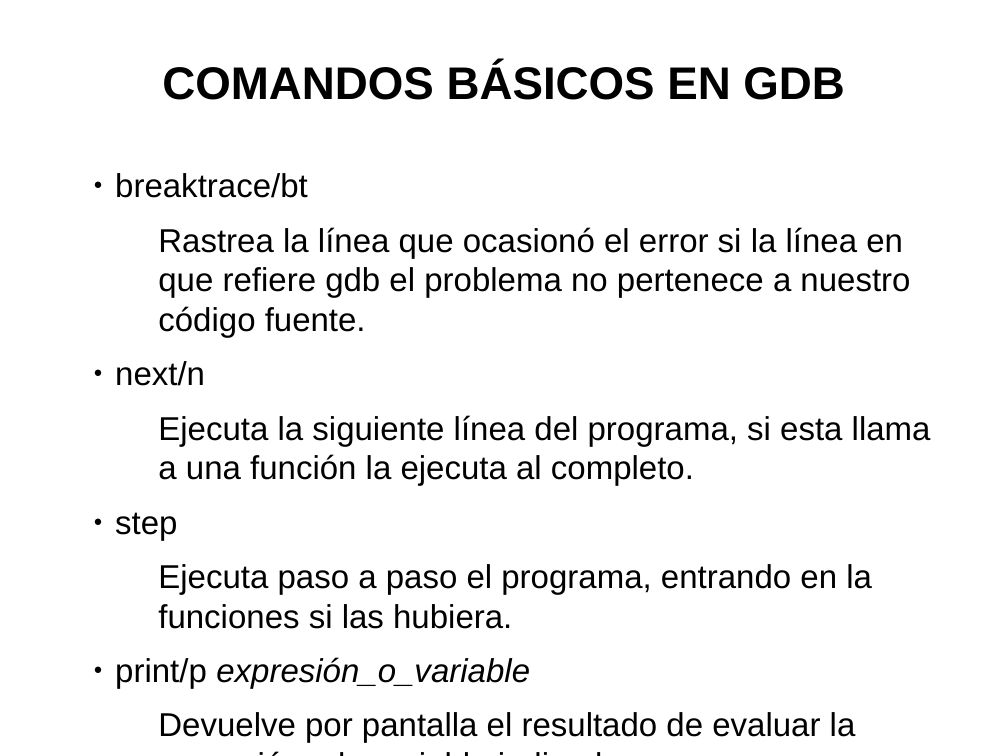
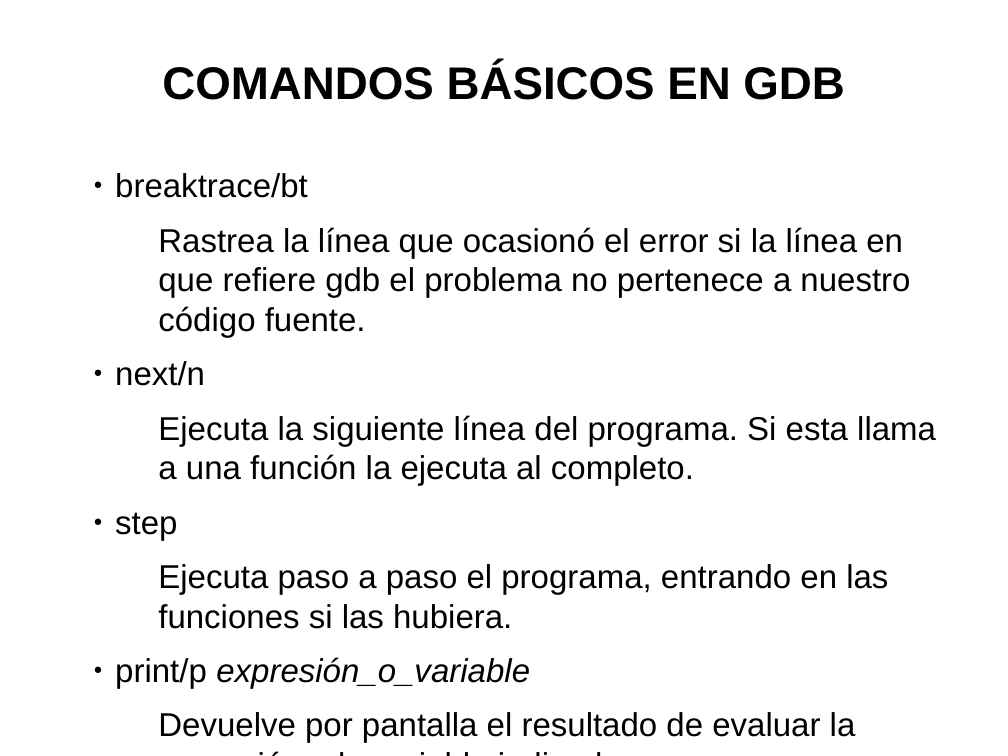
Before and after one commit to trivi/Introduccion-C-EFE-Oct, a slide deck: slide 11 of 06.Detección de errores/06.Detección de errores.odp. Drawn at 1008x756 pixels with LibreOffice and Linux fonts; fonts in the diff are those of the drawing. Boxes give left, top, right and bottom in pixels: in the first picture for what was removed or moved away, otherwise in the second. Text is boxed around its words. In the diff, an @@ line names an element or a change of style, - is before the commit and + after.

```diff
--- a/06.Detección de errores/06.Detección de errores.odp
+++ b/06.Detección de errores/06.Detección de errores.odp
@@ subtitle at (x1=158, y1=415, x2=936, y2=486): text changed @@
-    Ejecuta la siguiente línea del programa, si esta llama a una función la ejecuta al completo.
+    Ejecuta la siguiente línea del programa. Si esta llama a una función la ejecuta al completo.
@@ subtitle at (x1=158, y1=564, x2=888, y2=629): text changed @@
-    Ejecuta paso a paso el programa, entrando en la funciones si las hubiera.
+    Ejecuta paso a paso el programa, entrando en las funciones si las hubiera.
```
Also in this commit, not shown: 3 other slides changed, 3 other files.
